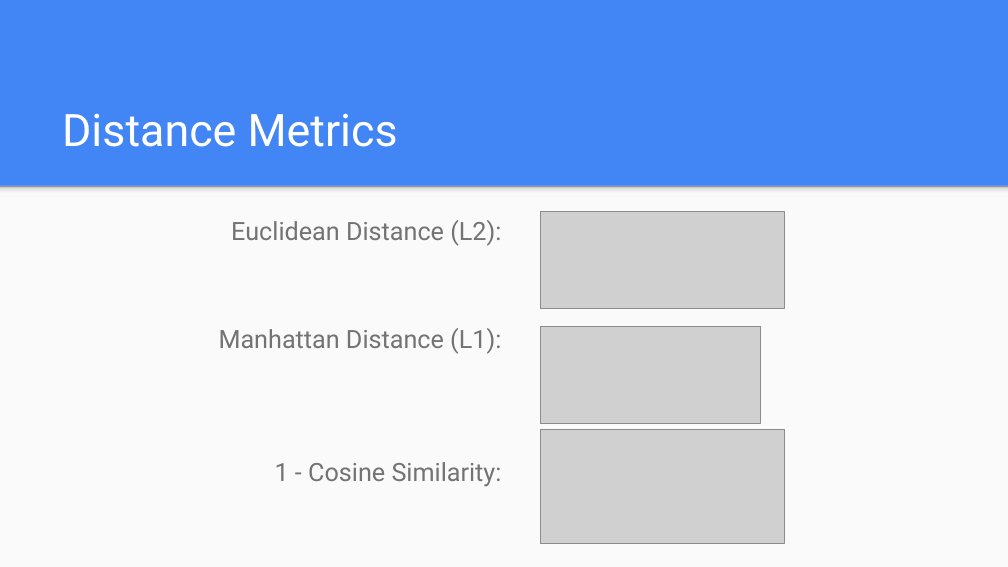
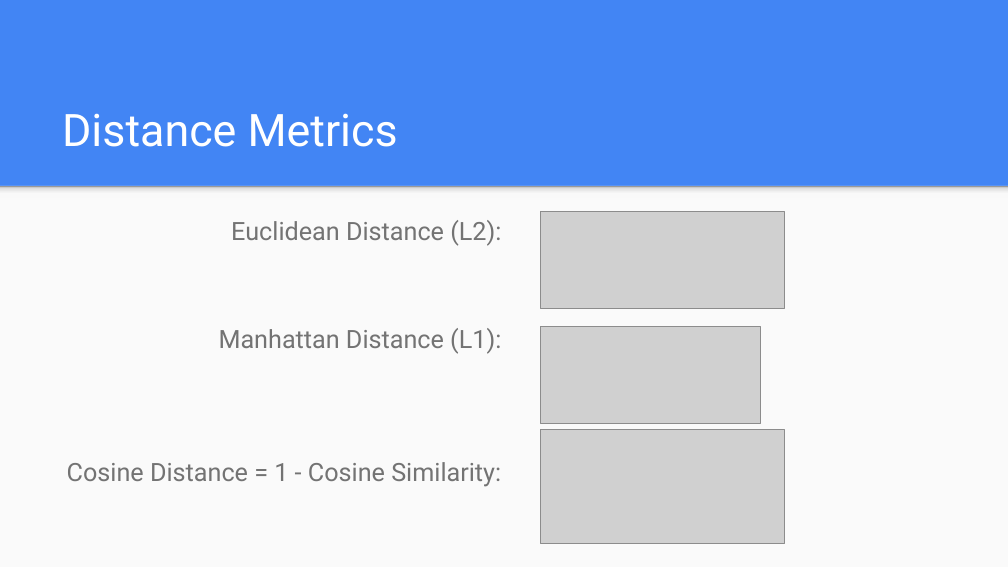
Before and after one commit to wmarshall484/DSI_LECTURES_2, a slide deck: slide 11 of non-parametric-learners/ryan_henning/kNN & Decision Trees.pptx. Drawn at 1008x567 pixels with LibreOffice and Linux fonts; fonts in the diff are those of the drawing; grey boxes stand for pictures. Boxes give left, top, right and bottom in pixels: in the first picture for what was removed or moved away, otherwise in the second. Text is boxed around its words. In the diff, an @@ line names an element or a change of style, - is before the commit and + after.

```diff
--- a/non-parametric-learners/ryan_henning/kNN & Decision Trees.pptx
+++ b/non-parametric-learners/ryan_henning/kNN & Decision Trees.pptx
@@ text at (67,462,501,487): text changed @@
-1 - Cosine Similarity:
+Cosine Distance = 1 - Cosine Similarity:
```
Also in this commit, not shown: 3 other slides changed, 4 other files.
